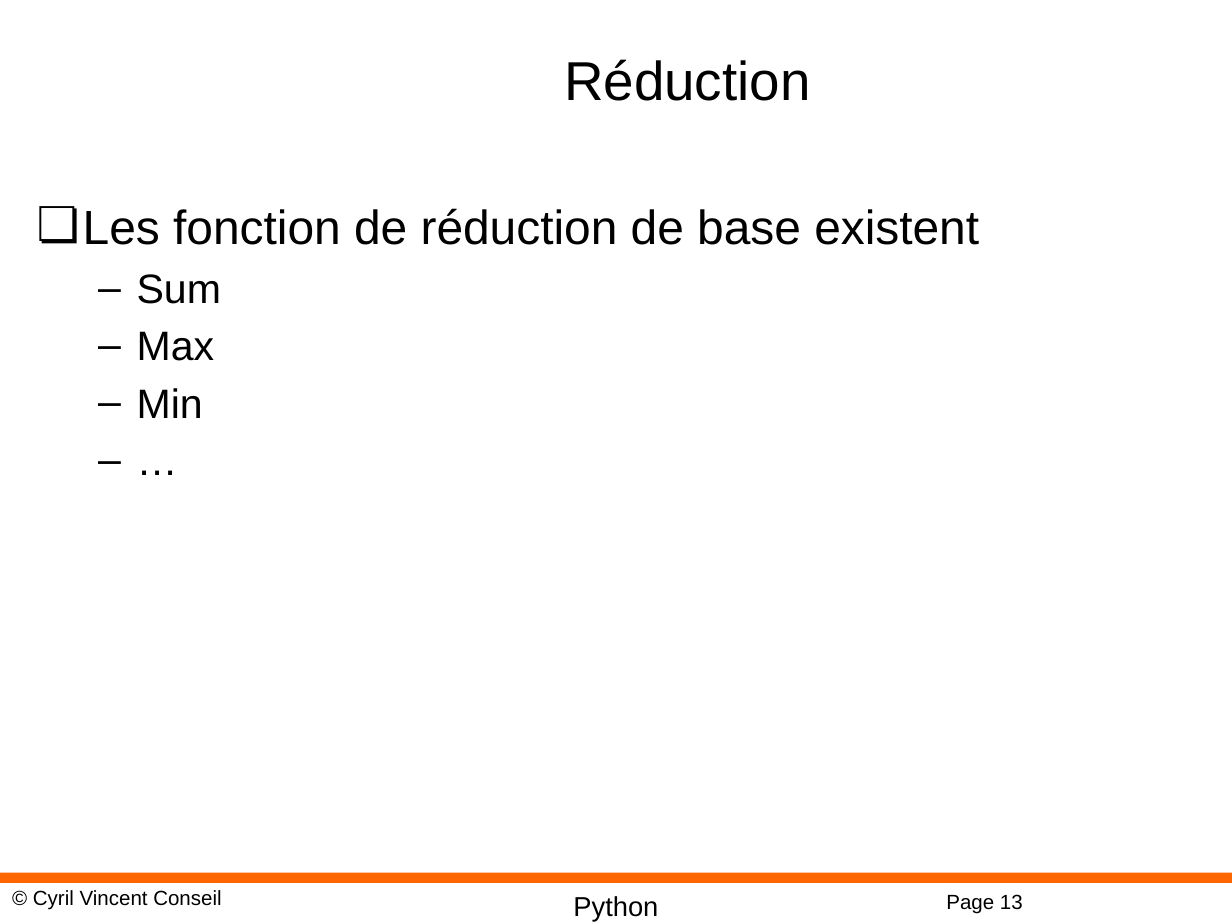
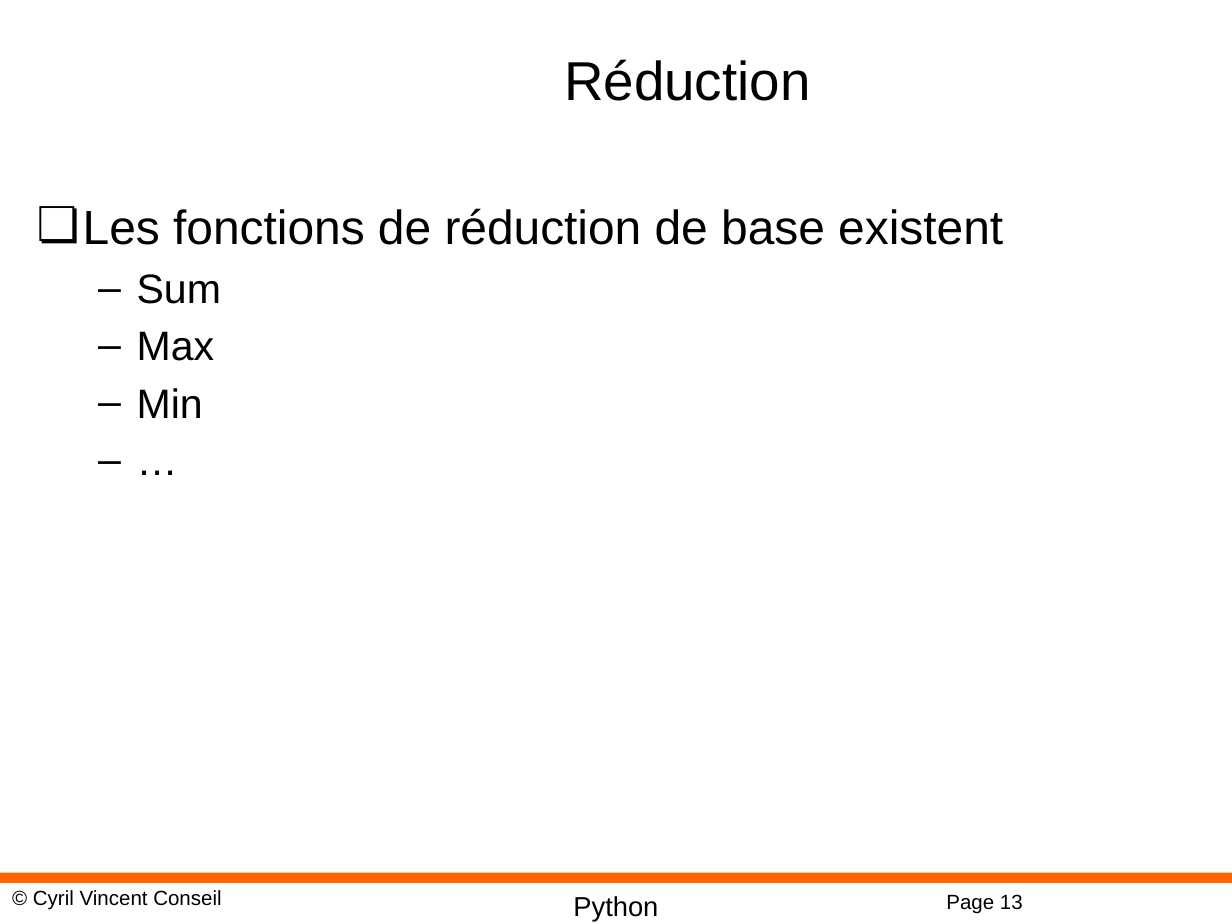
Before and after one commit to cyrilvincent/python, a slide deck: slide 13 of ppt/PythonMath06-Numpy.pptx. Drawn at 1232x924 pixels with LibreOffice and Linux fonts; fonts in the diff are those of the drawing; background and template pictures are left out. Boxes give left, top, right and bottom in pixels: in the first picture for what was removed or moved away, otherwise in the second. Text is boxed around its words. In the diff, an @@ line names an element or a change of style, - is before the commit and + after.

```diff
--- a/ppt/PythonMath06-Numpy.pptx
+++ b/ppt/PythonMath06-Numpy.pptx
@@ text at (83, 208, 1003, 245): text changed @@
-❏ Les fonction de réduction de base existent
+❏ Les fonctions de réduction de base existent
```
Also in this commit, not shown: 2 other files.
